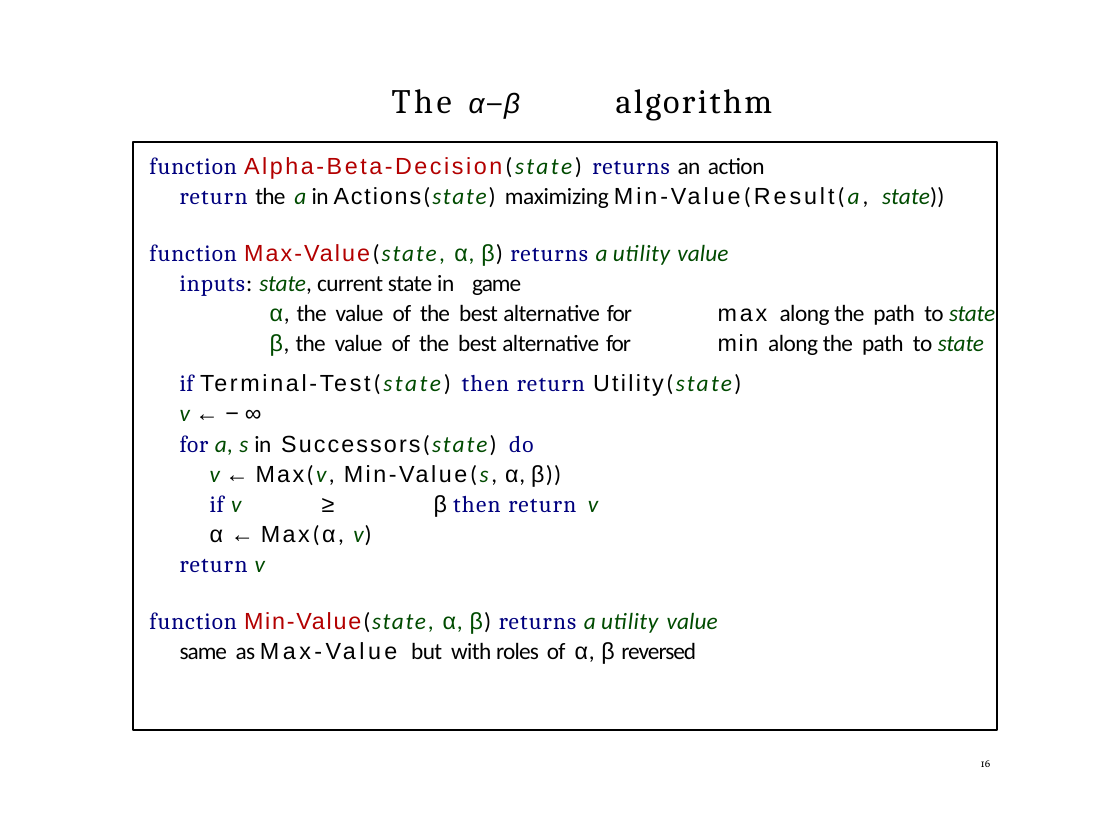
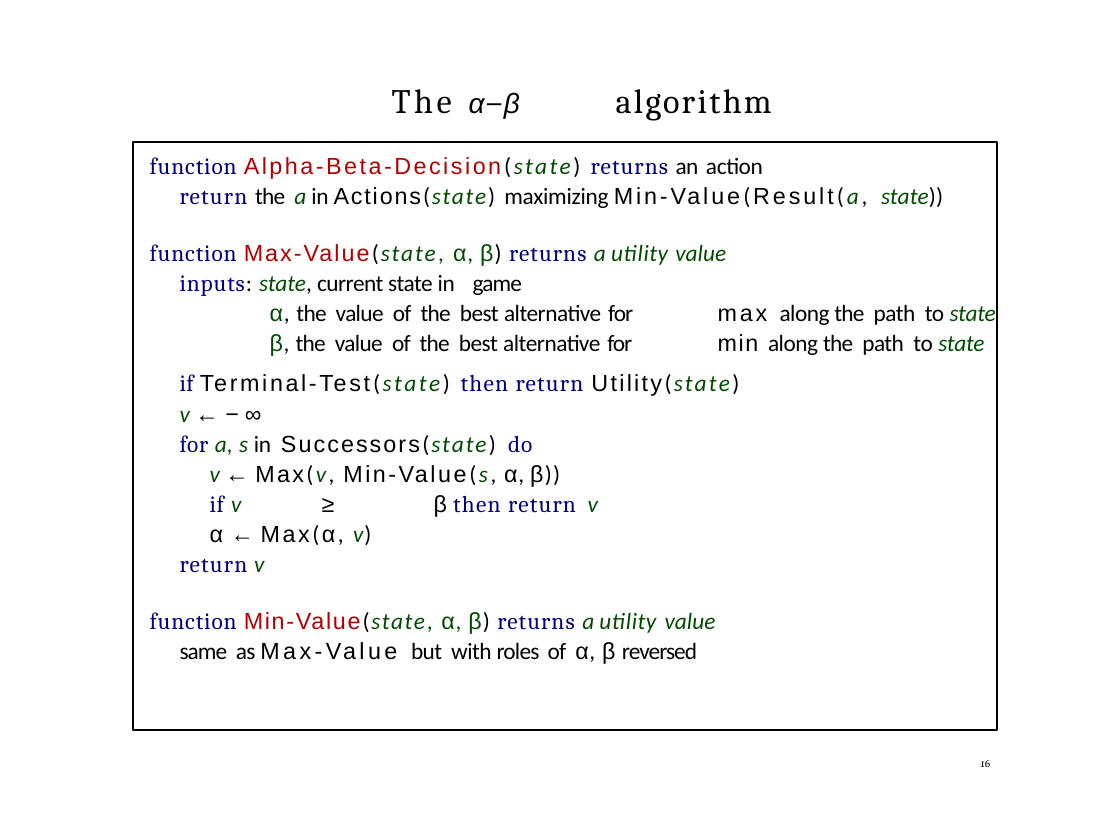
Before and after one commit to tdhock/cs470-570-spring-2023, a slide deck: slide 16 of slides/chapter5.pptx. Drawn at 1120x840 pixels with LibreOffice and Linux fonts; fonts in the diff are those of the drawing; background and template pictures are left out. Boxes give left, top, right and bottom in pixels: in the first picture for what was removed or moved away, otherwise in the second. Text is boxed around its words. In the diff, an @@ line names an element or a change of style, - is before the commit and + after.

```diff
--- a/slides/chapter5.pptx
+++ b/slides/chapter5.pptx
@@ rectangle "The α–β algorithm" at [130, 86, 990, 226]: letter spacing 2.4 to 2.3 pt in "The" @@
@@ text in rectangle at [150, 157, 996, 664]: letter spacing 0.8 to 0.7 pt in "returns", "β) returns", "α", "β) returns"; letter spacing -0.3 to -0.2 pt in "action", "β", "β"; letter spacing 0.1 to 0 pt, letter spacing -0.5 to -0.4 pt in "value", "value"; letter spacing -0.1 to 0 pt in "state,"; letter spacing -0.4 to -0.3 pt in "current", "best path", "best path", "as but with"; letter spacing -0.6 to -0.5 pt in "of", "of", "roles of"; letter spacing -0.7 to -0.6 pt in "for", "for", "same reversed"; letter spacing 1.9 to 1.8 pt in "max"; letter spacing 1.1 to 1 pt in "min"; letter spacing 0.5 to 0.4 pt in "for"; letter spacing 1.4 to 1.3 pt in "Successors(state)"; letter spacing 0.7 to 0.6 pt in "do"; letter spacing 0.6 to 0.5 pt in "v)" @@
```
Also in this commit, not shown: 10 other slides changed, 2 slides added, 1 other file.
